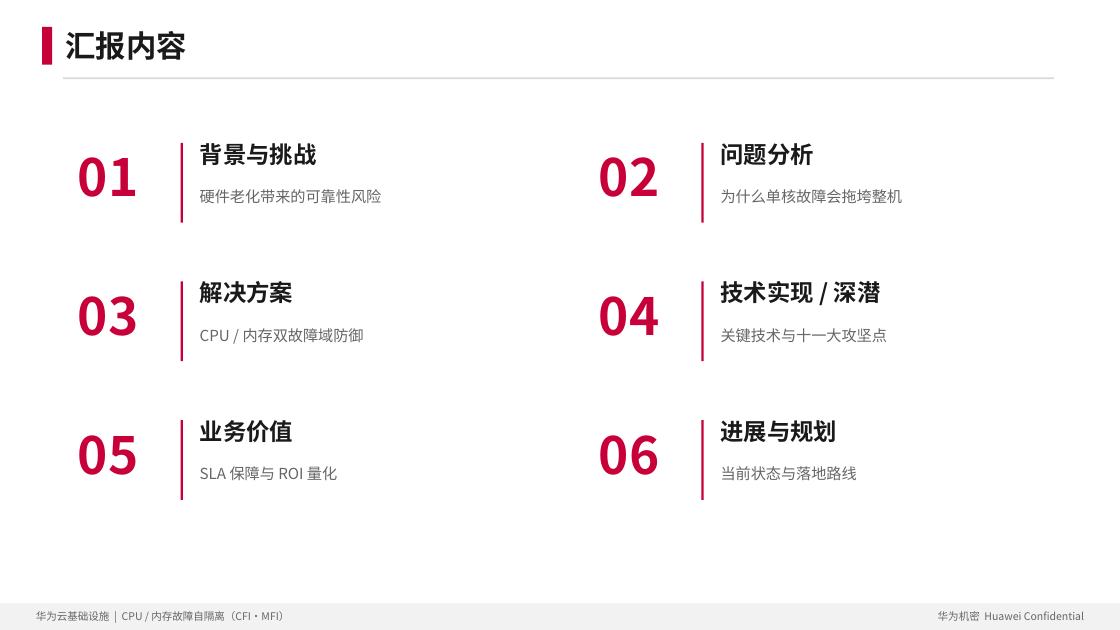
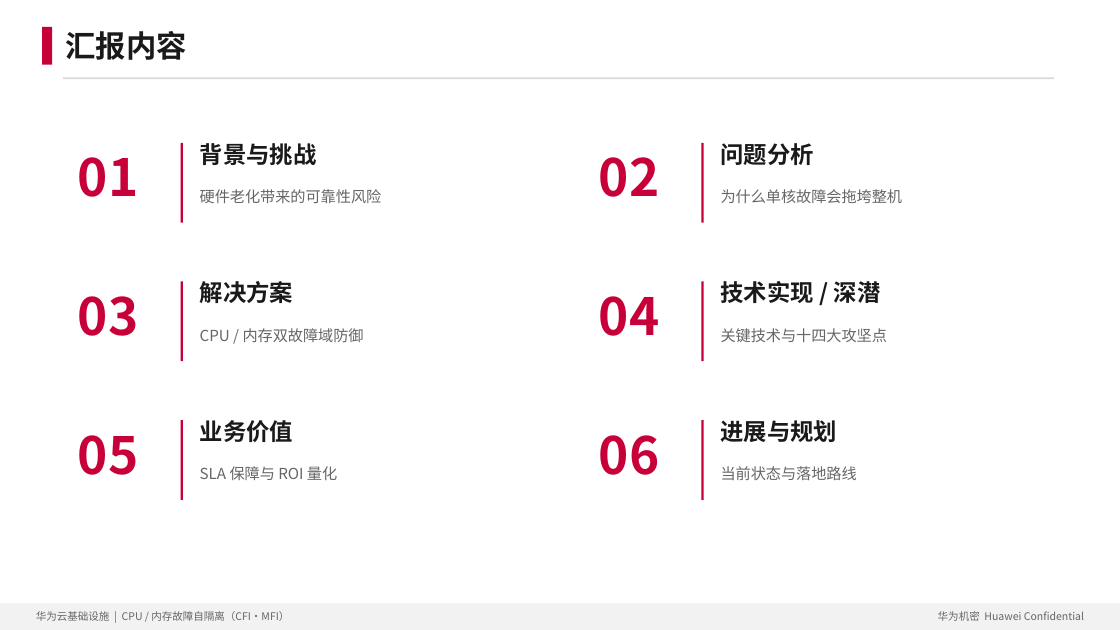
Before and after one commit to zengxi0302/cpu_core_isolate, a slide deck: slide 2 of docs/CFI_华为云_汇报材料.pptx. Drawn at 1120x630 pixels with LibreOffice and Linux fonts; fonts in the diff are those of the drawing. Boxes give left, top, right and bottom in pixels: in the first picture for what was removed or moved away, otherwise in the second. Text is boxed around its words. In the diff, an @@ line names an element or a change of style, - is before the commit and + after.

```diff
--- a/docs/CFI_华为云_汇报材料.pptx
+++ b/docs/CFI_华为云_汇报材料.pptx
@@ text at [721, 328, 887, 342]: text changed @@
-关键技术与十一大攻坚点
+关键技术与十四大攻坚点
```
Also in this commit, not shown: 1 other slide changed, 3 slides added, 2 other files.
